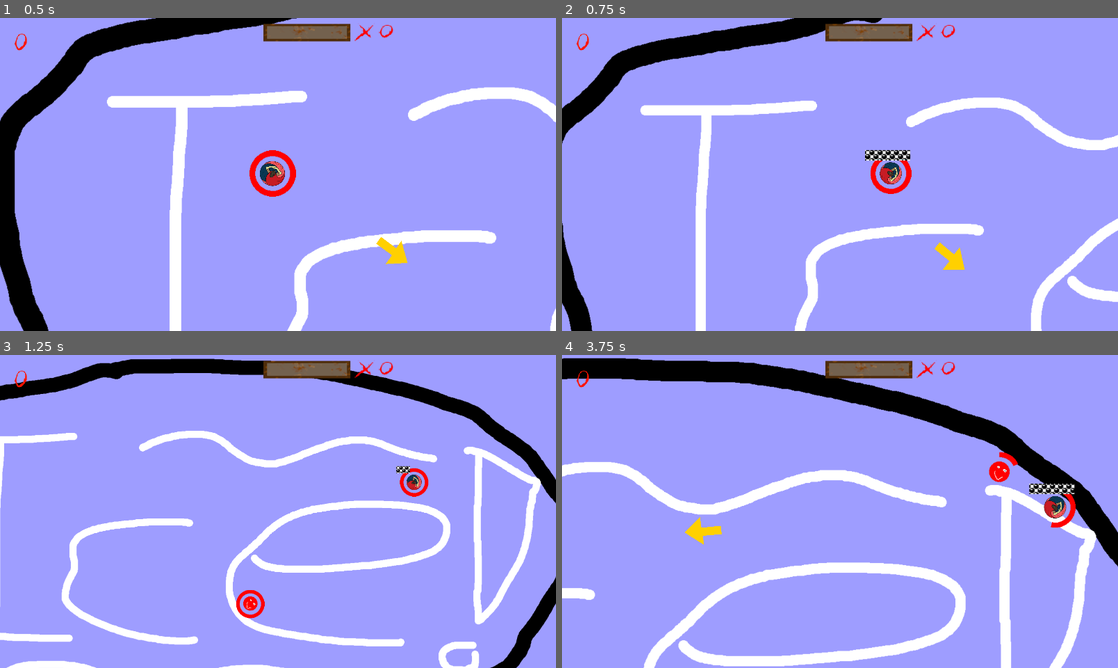
Above: before the commit, frames 1-4 (two rows, left to right).
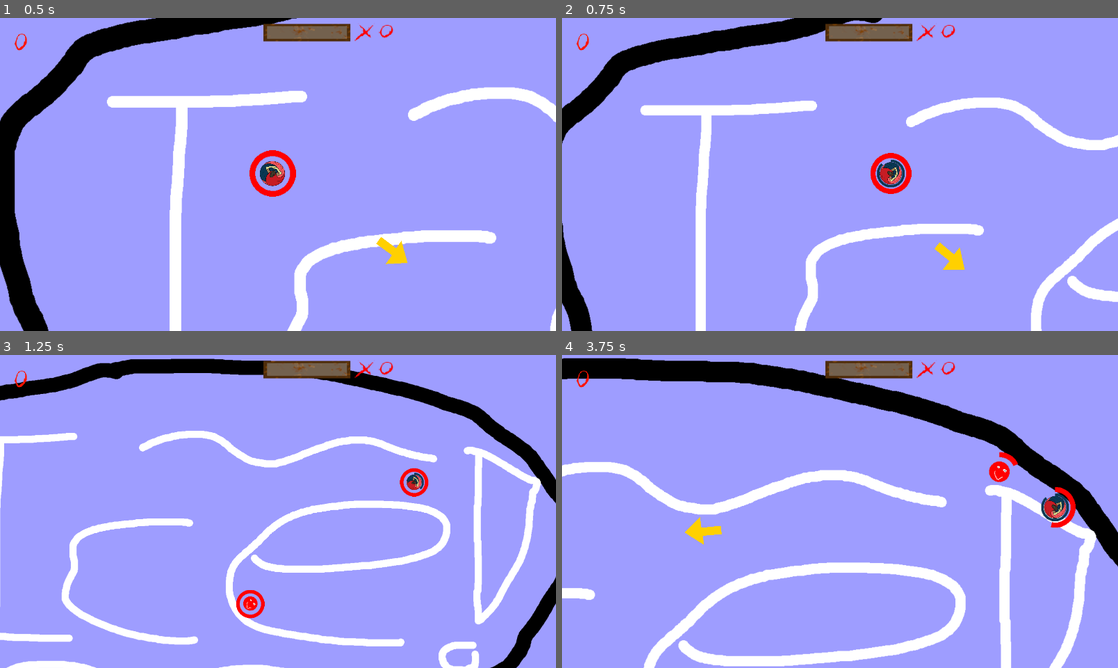
Above: after the commit, the same moments.

Repository: Junber/LD-47
Game: Godot game, scene res://Scenes/Root.tscn
Two runs of this game, one before a commit and one after it. Both use one fixed random seed, a clock stepped at 60 frames per second and the inputs below. Sound files missing from this copy of the repository are replaced by a short silence.
Inputs (mouse positions are in pixels of both pictures, inside the frame that each line leads up to):
- Up to frame 1 (0.5 s): no input
- Up to frame 2 (0.75 s): tap Enter at 0.5 s; move the mouse to (962, 158) at 0.52 s; hold D (move_right) from 0.53 s (still down); tap Space (boost) at 0.6 s; click (962, 158) at 0.67 s
- Up to frame 3 (1.25 s): keep holding D (move_right)
- Up to frame 4 (3.75 s): move the mouse to (728, 527) at 1.27 s; release D (move_right) at 1.28 s; hold S (move_down) 1.28-2.03 s; tap Space (boost) every 0.75 s from 1.35 to 3.6 s; move the mouse to (895, 442) at 2.02 s; hold D (move_right) 2.03-2.78 s; move the mouse to (812, 574) at 2.77 s; hold W (move_up) 2.78-3.53 s; click (812, 574) at 2.92 s; move the mouse to (1006, 558) at 3.52 s; hold A (move_left) from 3.53 s (still down)

Frame 1 is identical in both runs. In frame 2, 0.4% of the frame differs, in the area x 54-63%, y 42-55%; in frame 3, less than 0.1%; in frame 4, 0.4%.

Commit message:
Change BoostTimer

Diff:
--- a/Scenes/Player.tscn
+++ b/Scenes/Player.tscn
@@ -23,15 +23,15 @@
 texture = ExtResource( 1 )
 
 [node name="BoostCooldownProgessBar" type="TextureProgress" parent="." index="5"]
-margin_left = -50.3246
-margin_top = -46.1228
-margin_right = -0.324554
-margin_bottom = -36.1228
-rect_scale = Vector2( 2, 2 )
+margin_left = -40.0
+margin_top = -40.0
+margin_right = 40.0
+margin_bottom = 40.0
 max_value = 1.0
 step = 0.01
 value = 1.0
 texture_progress = ExtResource( 2 )
+fill_mode = 4
 __meta__ = {
 "_edit_use_anchors_": false,
 "_editor_description_": ""
Binary file changed: Resources/Graphics/BoostTimer.png
